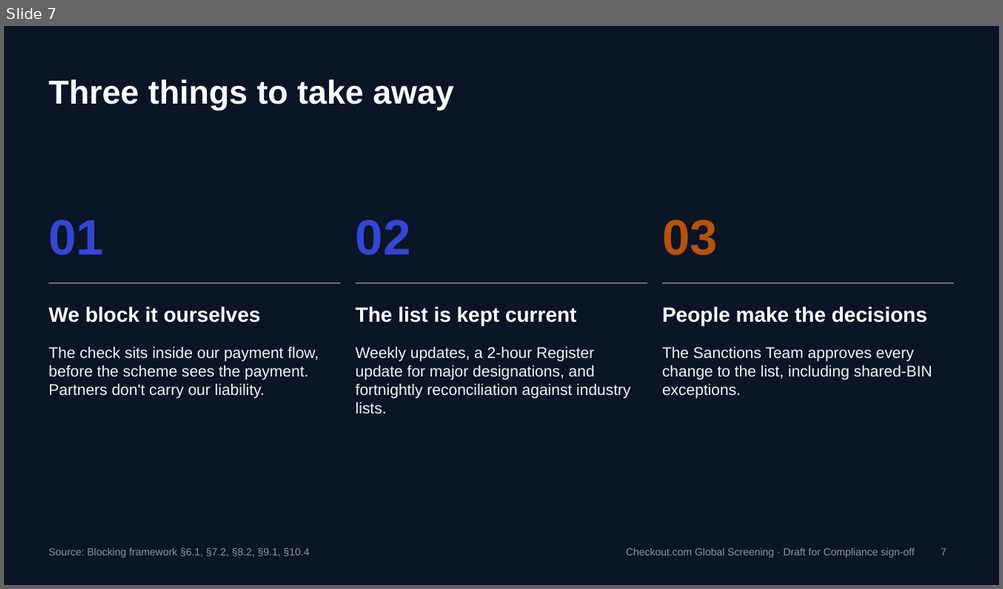
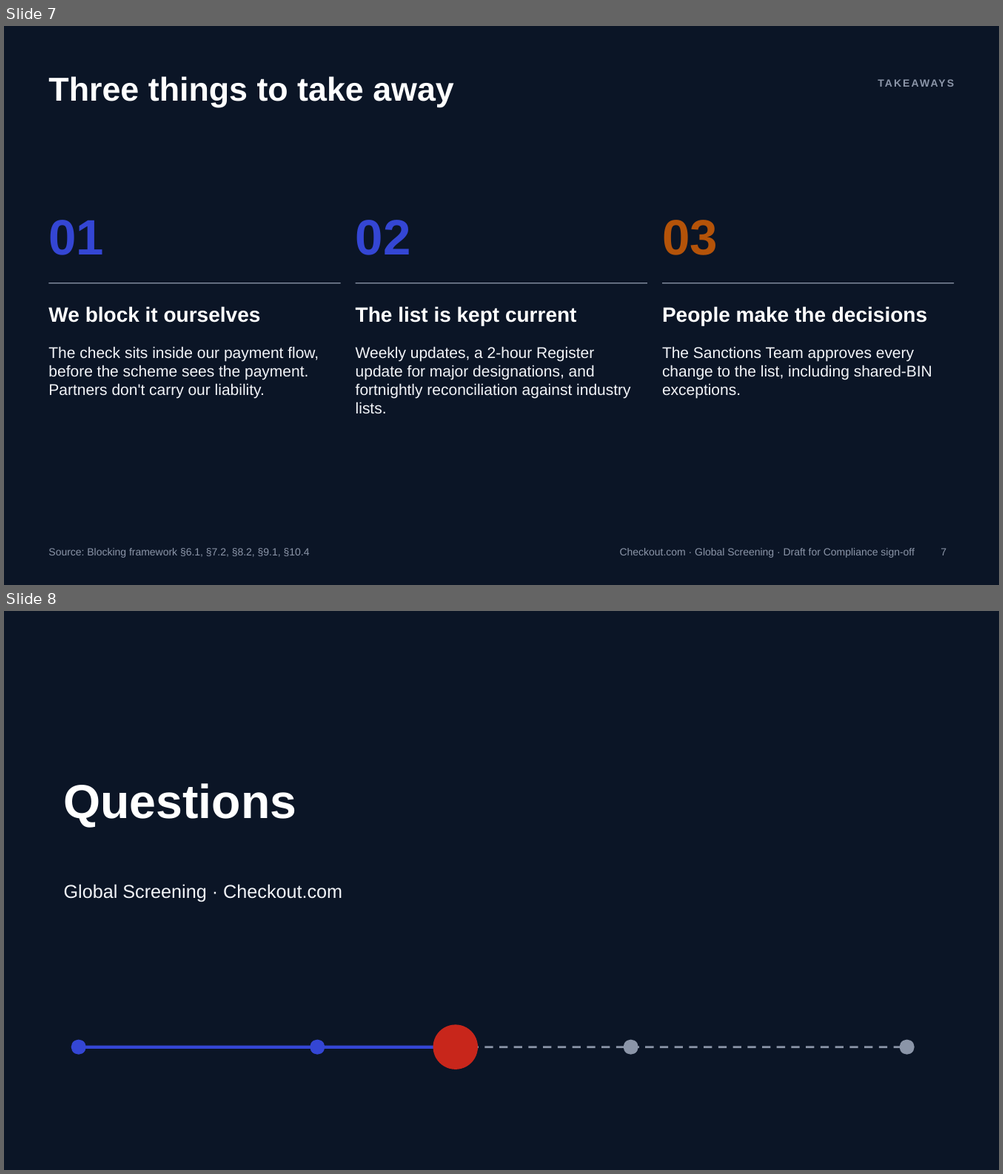
Before and after one commit to danielslonim-art/Screening, a slide deck: summit/bin-blocking-flow/deck/bin-blocking-summit-deck.pptx. Shown one above the other, each under a label of ours: slide 7 before the commit, slides 7 and 8 after it. The pictures are 1003x589 and 1003x1174 pixels, drawn with LibreOffice and Linux fonts; fonts in the diff are those of the drawing; background and template pictures are left out. Boxes give left, top, right and bottom in pixels: in the first picture for what was removed or moved away, otherwise in the second. Text is boxed around its words. In the diff, an @@ line names an element or a change of style, - is before the commit and + after.

```diff
--- a/summit/bin-blocking-flow/deck/bin-blocking-summit-deck.pptx
+++ b/summit/bin-blocking-flow/deck/bin-blocking-summit-deck.pptx
@@ slide 8 added at (4,611,999,1170), background #0B1526 @@
@@ title added at (64,783,297,827), 46 pt, text #FFFFFF, bold @@
+Questions
@@ text added at (64,884,342,902), 18 pt, text #F2F4F8 @@
+Global Screening · Checkout.com
@@ ellipse added at (433,1025,478,1070), fill #C8261B @@
@@ ellipse added at (71,1040,86,1055), fill #3446D4 @@
@@ line added from (79, 1048) to (455, 1048), #3446D4 3 pt @@
@@ ellipse added at (310,1040,325,1055), fill #3446D4 @@
@@ line added from (455, 1048) to (907, 1048), #8B95A8 2 pt dashed @@
@@ ellipse added at (623,1040,638,1055), fill #8B95A8 @@
@@ ellipse added at (899,1040,914,1055), fill #8B95A8 @@
@@ slide 7 changed as well @@
@@ title "Three things to take away" at (48,76,454,107): line spacing 1 to 0.95 @@
@@ text added at (765,77,954,99), 10 pt, text #8B95A8, bold @@
+TAKEAWAYS
@@ text "Source: Blocking framework §6.1, §7.2, ..." at (48,548,310,558): more space between paragraphs @@
@@ text at (620,548,914,558): text changed @@
-Checkout.com Global Screening · Draft for Compliance sign-off
+Checkout.com · Global Screening · Draft for Compliance sign-off
```
Also in this commit, not shown: 6 other slides changed, 15 other files.
